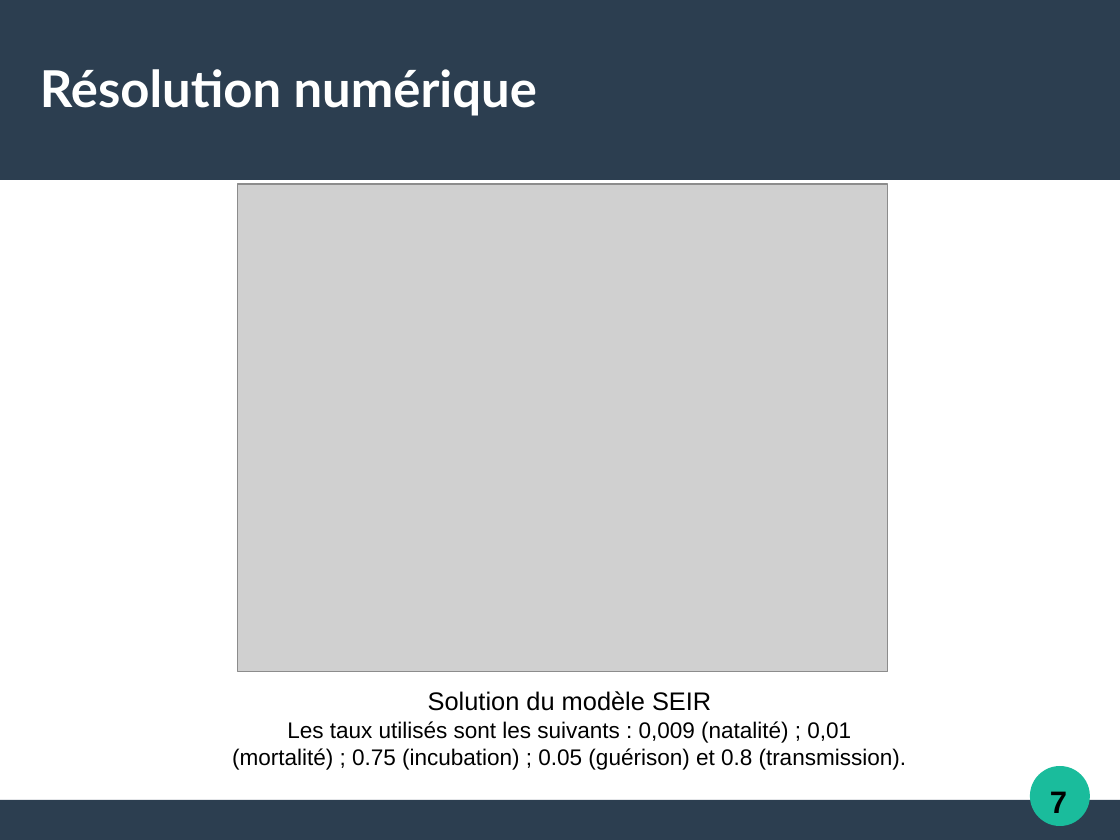
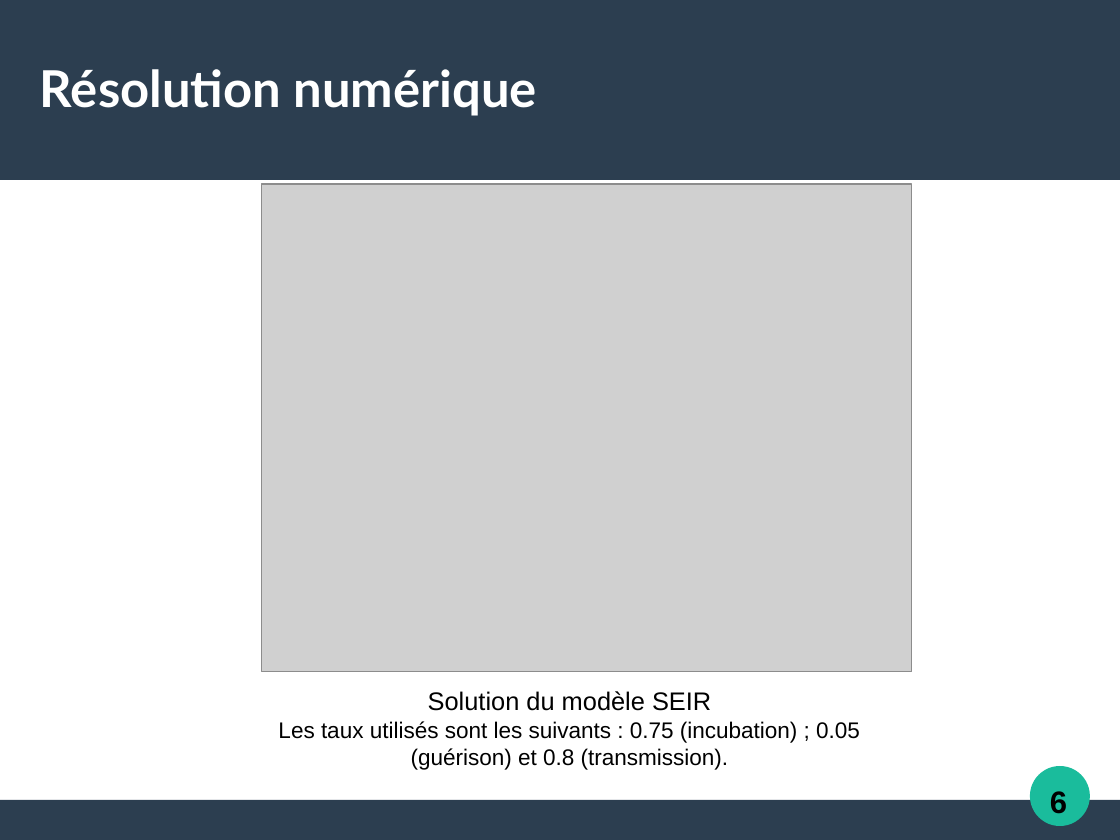
Before and after one commit to Alexia57/TIPE-2021-MP, a slide deck: slide 9 of Tipe_presentation.odp (slide 10 before the commit). Drawn at 1120x840 pixels with LibreOffice and Linux fonts; fonts in the diff are those of the drawing; grey boxes stand for pictures. Boxes give left, top, right and bottom in pixels: in the first picture for what was removed or moved away, otherwise in the second. Text is boxed around its words. In the diff, an @@ line names an element or a change of style, - is before the commit and + after.

```diff
--- a/Tipe_presentation.odp
+++ b/Tipe_presentation.odp
@@ picture: place and size @@
-picture at [238,184,888,672]
+picture at [262,184,913,672]
@@ text at [278,721,860,770]: text changed @@
-Les taux utilisés sont les suivants : 0,009 (natalité) ; 0,01 (mortalité) ; 0.75 (incubation) ; 0.05 (guérison) et 0.8 (transmission).
+Les taux utilisés sont les suivants : 0.75 (incubation) ; 0.05 (guérison) et 0.8 (transmission).
@@ text at [1050,791,1067,814]: text changed @@
-7
+6
```
Also in this commit, not shown: 13 other slides changed, 4 slides added, 6 slides removed, 31 other files.
